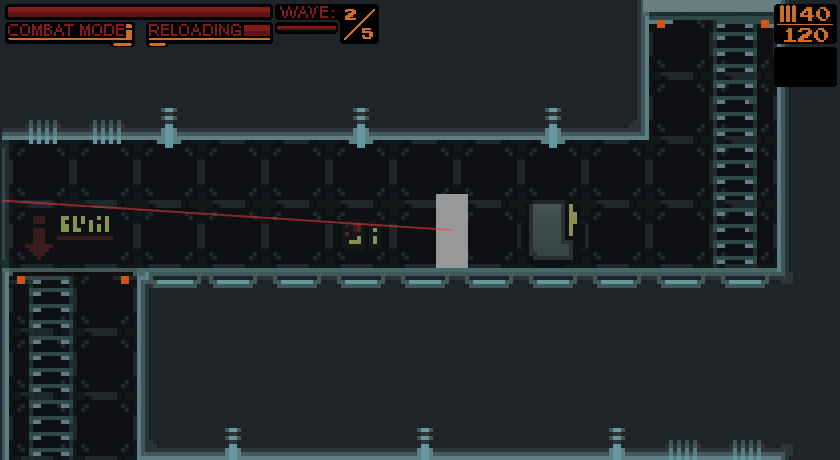
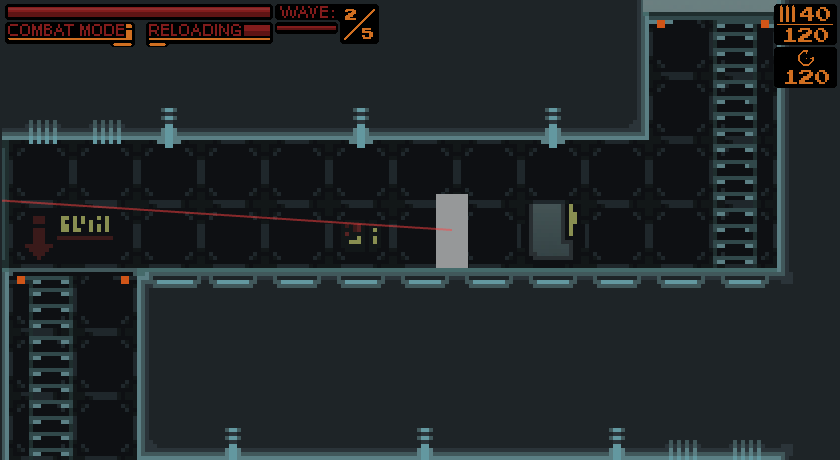
Layers edited between the first and the second 840 x 460 image:
removed layer "Lag 10" over [774, 50, 837, 87]
added layer "120 kopier" in group "TextFolder" over [785, 70, 829, 84]
painted on "HealthBar" over [8, 8, 270, 10]
painted on "Finished Elements kopier" over [774, 5, 837, 88]
